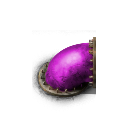
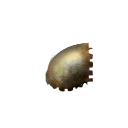
The second 128 x 128 image is a revision of the first. Changes to its layers:
hid "Layer 1" over (x1=32, y1=30, x2=96, y2=109)
